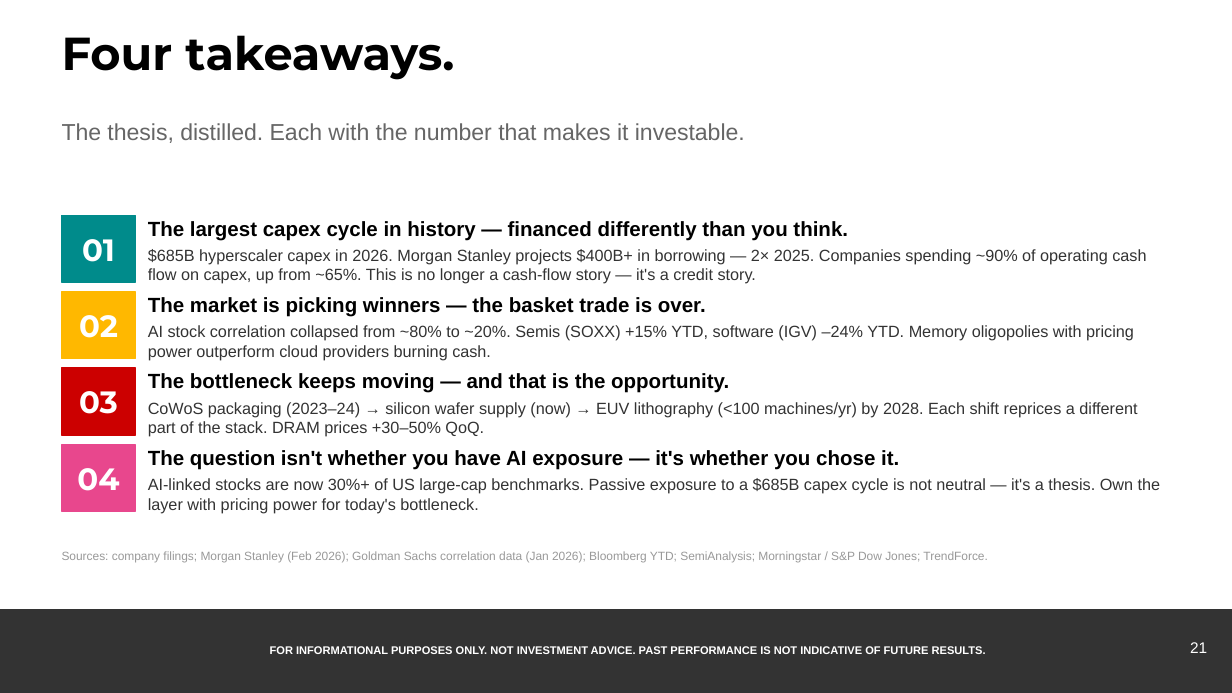
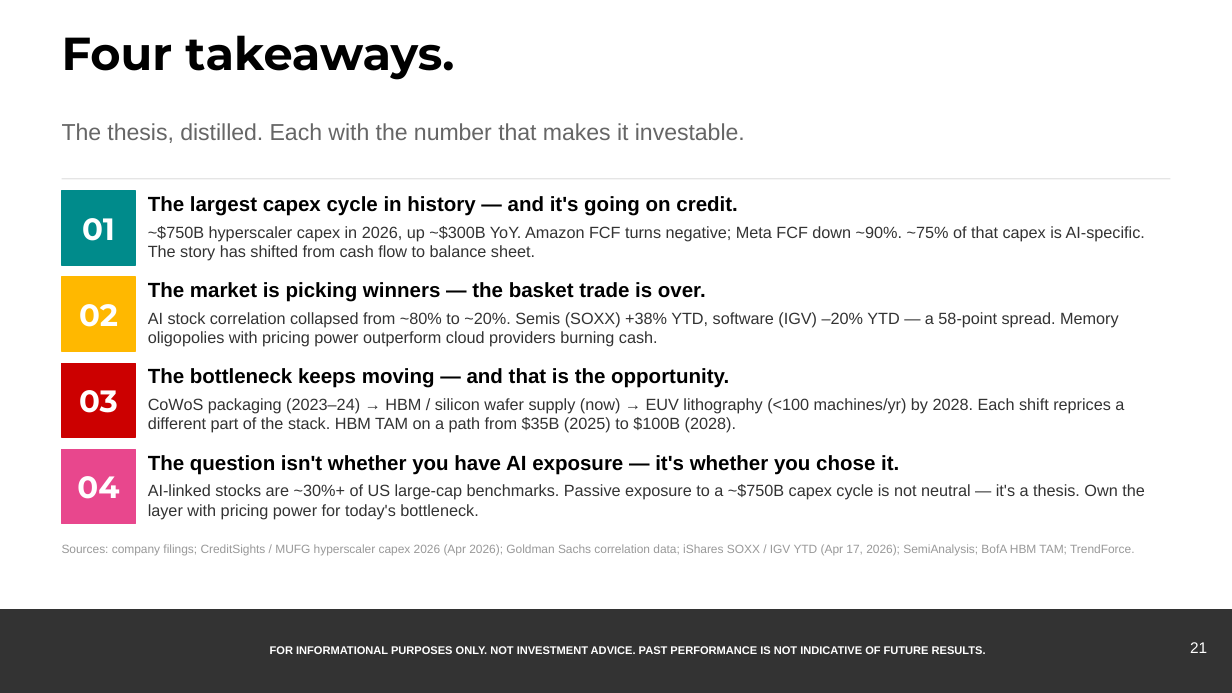
Before and after one commit to samuelcmcclellan-cell/ai-markets-deck, a slide deck: slide 21 of ai-markets-deck.pptx. Drawn at 1232x693 pixels with LibreOffice and Linux fonts; fonts in the diff are those of the drawing. Boxes give left, top, right and bottom in pixels: in the first picture for what was removed or moved away, otherwise in the second. Text is boxed around its words. In the diff, an @@ line names an element or a change of style, - is before the commit and + after.

```diff
--- a/ai-markets-deck.pptx
+++ b/ai-markets-deck.pptx
@@ line added from (62, 179) to (1170, 179), #E5E5E5 0.75 pt @@
@@ text "01": place and size @@
-text "01" at [82,239,115,262]
+text "01" at [82,218,115,241]
@@ rectangle: place and size @@
-rectangle at [62,216,136,282]
+rectangle at [62,191,136,265]
@@ text at [148,196,737,216]: text changed @@
-The largest capex cycle in history — financed differently than you think.
+The largest capex cycle in history — and it's going on credit.
@@ text at [148,226,1145,261]: text changed @@
-$685B hyperscaler capex in 2026. Morgan Stanley projects $400B+ in borrowing — 2× 2025. Companies spending ~90% of operating cash flow on capex, up from ~65%. This is no longer a cash-flow story — it's a credit story.
+~$750B hyperscaler capex in 2026, up ~$300B YoY. Amazon FCF turns negative; Meta FCF down ~90%. ~75% of that capex is AI-specific. The story has shifted from cash flow to balance sheet.
@@ text "02": place and size @@
-text "02" at [79,315,118,338]
+text "02" at [79,304,118,327]
@@ rectangle: place and size @@
-rectangle at [62,292,136,359]
+rectangle at [62,277,136,351]
@@ text "The market is picking winners ...": place and size @@
-text "The market is picking winners ..." at [148,297,706,317]
+text "The market is picking winners ..." at [148,282,706,302]
@@ text at [148,312,1119,347]: text changed @@
-AI stock correlation collapsed from ~80% to ~20%. Semis (SOXX) +15% YTD, software (IGV) –24% YTD. Memory oligopolies with pricing power outperform cloud providers burning cash.
+AI stock correlation collapsed from ~80% to ~20%. Semis (SOXX) +38% YTD, software (IGV) –20% YTD — a 58-point spread. Memory oligopolies with pricing power outperform cloud providers burning cash.
@@ rectangle: place and size @@
-rectangle at [62,368,136,435]
+rectangle at [62,363,136,437]
@@ text "The bottleneck keeps moving — ...": place and size @@
-text "The bottleneck keeps moving — ..." at [148,373,729,393]
+text "The bottleneck keeps moving — ..." at [148,368,729,388]
@@ text at [148,398,1124,433]: text changed @@
-CoWoS packaging (2023–24) → silicon wafer supply (now) → EUV lithography (<100 machines/yr) by 2028. Each shift reprices a different part of the stack. DRAM prices +30–50% QoQ.
+CoWoS packaging (2023–24) → HBM / silicon wafer supply (now) → EUV lithography (<100 machines/yr) by 2028. Each shift reprices a different part of the stack. HBM TAM on a path from $35B (2025) to $100B (2028).
@@ text "04": place and size @@
-text "04" at [77,468,119,491]
+text "04" at [77,476,119,499]
@@ rectangle: place and size @@
-rectangle at [62,445,136,511]
+rectangle at [62,450,136,524]
@@ text "The question isn't whether you ...": place and size @@
-text "The question isn't whether you ..." at [148,450,899,470]
+text "The question isn't whether you ..." at [148,455,899,475]
@@ text at [148,484,1145,520]: text changed @@
-AI-linked stocks are now 30%+ of US large-cap benchmarks. Passive exposure to a $685B capex cycle is not neutral — it's a thesis. Own the layer with pricing power for today's bottleneck.
+AI-linked stocks are ~30%+ of US large-cap benchmarks. Passive exposure to a ~$750B capex cycle is not neutral — it's a thesis. Own the layer with pricing power for today's bottleneck.
@@ text at [62,544,1134,556]: text changed @@
-Sources: company filings; Morgan Stanley (Feb 2026); Goldman Sachs correlation data (Jan 2026); Bloomberg YTD; SemiAnalysis; Morningstar / S&P Dow Jones; TrendForce.
+Sources: company filings; CreditSights / MUFG hyperscaler capex 2026 (Apr 2026); Goldman Sachs correlation data; iShares SOXX / IGV YTD (Apr 17, 2026); SemiAnalysis; BofA HBM TAM; TrendForce.
```
Also in this commit, not shown: 20 other slides changed, 23 other files.
